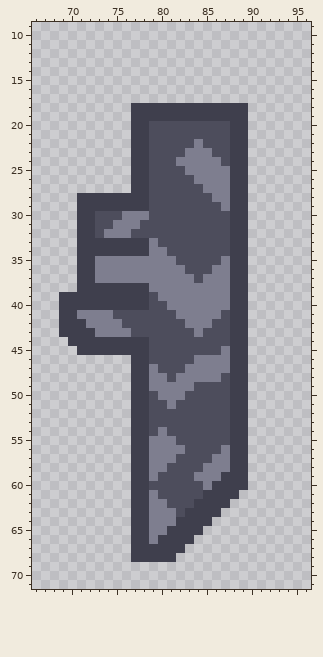
Edited in one commit: sprite sheet (sprites/kjoir-wepon.png). This is how it looked before the edit.
The file is 100x100 pixels. Shown: x 66..96, y 9..71.
And afterwards:
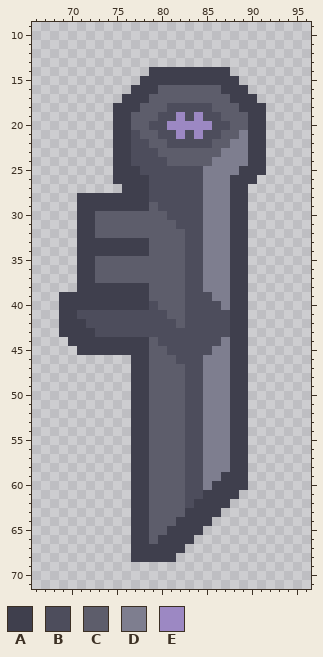
Palette (. is transparent): A #3f3f4d  B #4d4d5c  C #5d5d6b  D #7e7e8f  E #9c88c3
Diff:
Changed rows in their new state; - is an unchanged pixel.
first column x 71:
14 --------AAAAAAAAA----
15 -------AAAAAAAAAAA---
16 ------AAACCCCCCCAAA--
17 -----AAACCCCCCCCCAAA-
18 ----AA-CCCBBBBBCCC-AA
19 ----AACCCBBEBEBBCCCAA
20 ----AACC--EEEEE--CCAA
21 ----AABCC--E-E--CCDAA
22 ----AABBCC---B-CCDDAA
23 ----AABB-CCCCCCCDDDAA
24 ----AABB--CCCCC-DDDAA
25 ----AA-B----BB---D-AA
26 ----AA-------B-----A-
27 -----A---------------
28 --------------D------
29 --------C-----DD-----
30 --CCCCCCCC----DDD----
31 --CCCCCCCCC---DDD----
32 --CCCCCCCCCC--DDD----
33 --------CCCC--DDD----
34 --------CCCC--DDD----
35 --CCCCCCCCCC--DD-----
36 --CCCCCCCCCC--D------
37 --CCCCCCCCCCB--------
38 --------CCCCBB-------
39 --------CCCCBBB------
40 ---------CCCBBBB-----
41 BBBB------CCBBBB-----
42 -BBBB------CBBB------
43 --BBBB-------B-------
44 --------C-------D----
45 --------CC-----D-----
46 --------CCC--B-------
47 --------CCCCBB-------
48 --------CCCCBB--D----
49 --------CCCCB-DDD----
50 --------CCCC--DDD----
51 --------CCCC--DDD----
52 --------CCCC--DDD----
53 --------CCCC--DDD----
54 --------CCCC--DDD----
55 --------CCCC--DDD----
56 --------CCCC--DD-----
57 --------CCCC--D------
58 --------CCCC---------
59 --------CCCC-B-------
60 --------CCCC---------
61 --------CCCC---------
62 --------CCCC---------
63 --------CCCC---------
64 --------CCC----------
65 --------CC-----------
66 --------C------------
Where, in picture pixels (left, top, right, bottom), the same in both pictures:
changed: (77, 67, 266, 544)
